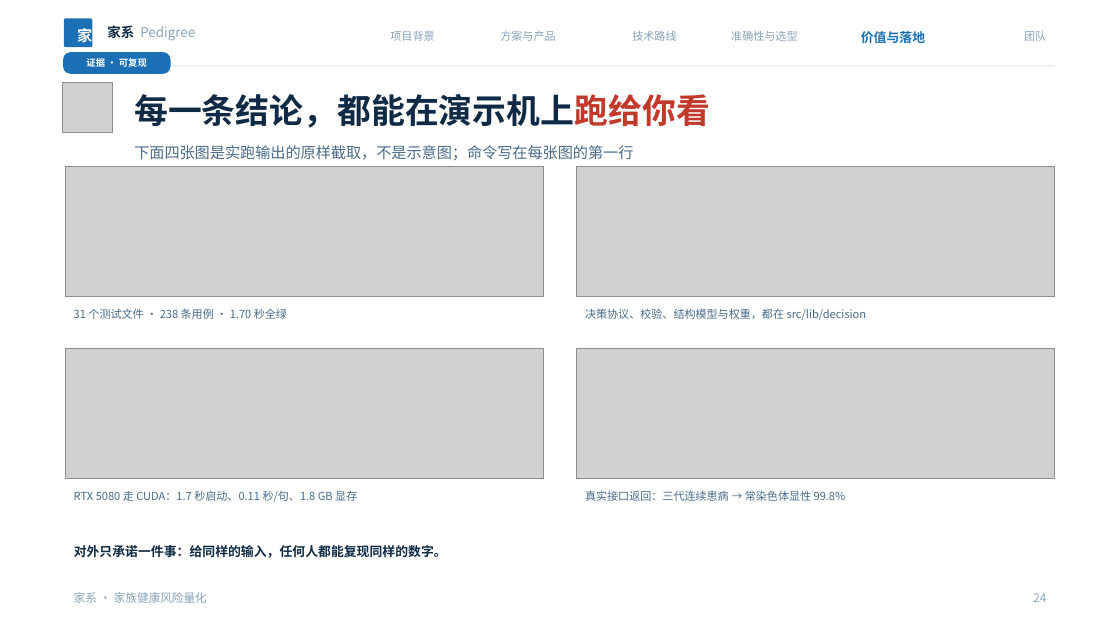
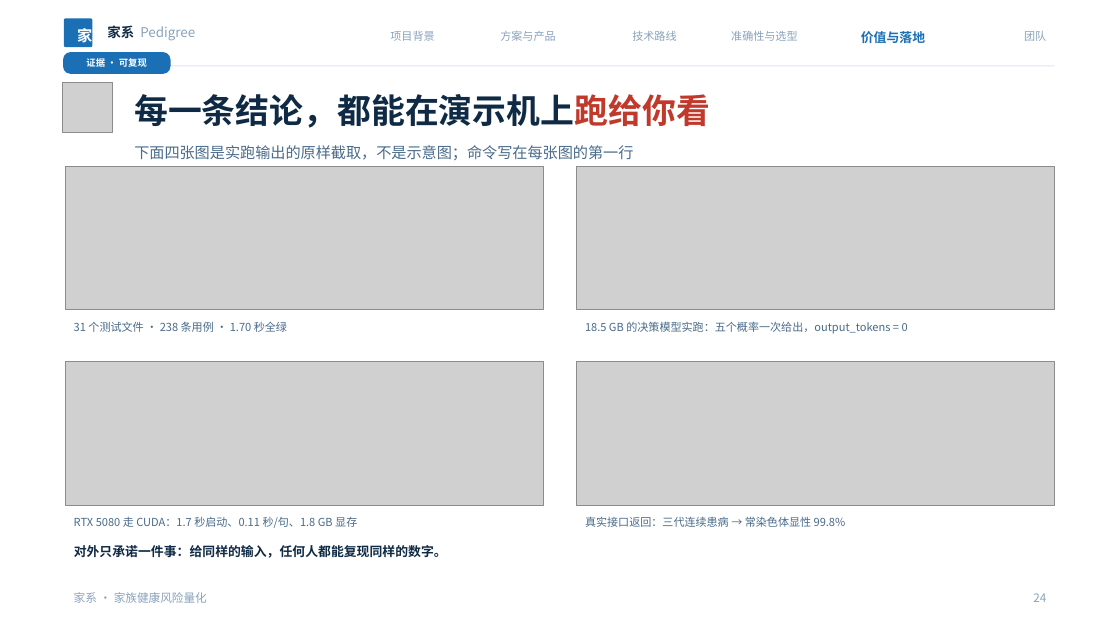
Before and after one commit to NimuStudio/jiaxi, a slide deck: slide 24 of deliverables/家系-答辩-v2.pptx. Drawn at 1120x630 pixels with LibreOffice and Linux fonts; fonts in the diff are those of the drawing; grey boxes stand for pictures; background and template pictures are left out. Boxes give left, top, right and bottom in pixels: in the first picture for what was removed or moved away, otherwise in the second. Text is boxed around its words. In the diff, an @@ line names an element or a change of style, - is before the commit and + after.

Commit message:
docs(deck): 用本地跑的 18.5 GB 决策模型补两张真图（JEV 页 + 证据墙）
工作区里 ml/models/openjev/OpenJev-Q4_K_M.gguf（19G）与 llama-server 都在，
所以直接起服务抓了真实会话，不是引文档：

1. GET /v1/models → architecture.output_modalities:["decisions"]
   这一行就是「它是不是决策模型」的判据，比在正文里复述 501 更有力。
   已替换 JEV 页右上那块文字（原来写「判据是看有没有决策头…501」）。
2. POST /v1/systemone（三代连续心梗）→
   choice=autosomal-dominant，AD 0.9005 / AR 0.0220 / X 0.0164 / 线粒体 0.0055 / 不确定 0.0555，
   confidence 0.8757，usage.output_tokens = 0。
   「0 token」是这页的核心证据：判定是算出来的，不是写出来的。
   这张放进证据墙，替换原来的目录树（信息量更低）。

## 顺带修一个真问题：图片分辨率
原来按 1100px 宽渲染、塞进 5.7 英寸的位置，折算只有 5pt 字，投影上等于装饰。
改成按目标尺寸倒推：常规位 800x240（≈7.5pt），扁条位 1100x180，并压到 4 行。
证据墙与 JEV 页现在都看得清具体数字。

```diff
--- a/deliverables/家系-答辩-v2.pptx
+++ b/deliverables/家系-答辩-v2.pptx
@@ picture: place and size @@
-picture at bbox=[66, 166, 544, 297]
+picture at bbox=[66, 166, 544, 310]
@@ picture: place and size @@
-picture at bbox=[577, 166, 1055, 297]
+picture at bbox=[577, 166, 1055, 310]
@@ text "31 个测试文件 · 238 条用例 ...": place and size @@
-text "31 个测试文件 · 238 条用例 ..." at bbox=[74, 308, 287, 319]
+text "31 个测试文件 · 238 条用例 ..." at bbox=[74, 321, 287, 332]
@@ text at bbox=[585, 321, 908, 334]: text changed @@
-决策协议、校验、结构模型与权重，都在 src/lib/decision
+18.5 GB 的决策模型实跑：五个概率一次给出，output_tokens = 0
@@ picture: place and size @@
-picture at bbox=[66, 349, 544, 479]
+picture at bbox=[66, 362, 544, 506]
@@ picture: place and size @@
-picture at bbox=[577, 349, 1055, 479]
+picture at bbox=[577, 362, 1055, 506]
@@ text "RTX 5080 走 CUDA：1.7 秒启动、0.11 ...": place and size @@
-text "RTX 5080 走 CUDA：1.7 秒启动、0.11 ..." at bbox=[74, 491, 357, 502]
+text "RTX 5080 走 CUDA：1.7 秒启动、0.11 ..." at bbox=[74, 517, 357, 528]
@@ text "真实接口返回：三代连续患病 → 常染色体显性 99.8%": place and size @@
-text "真实接口返回：三代连续患病 → 常染色体显性 99.8%" at bbox=[585, 490, 846, 501]
+text "真实接口返回：三代连续患病 → 常染色体显性 99.8%" at bbox=[585, 516, 846, 527]
```
Also in this commit, not shown: 1 other slide changed, 8 other files.
